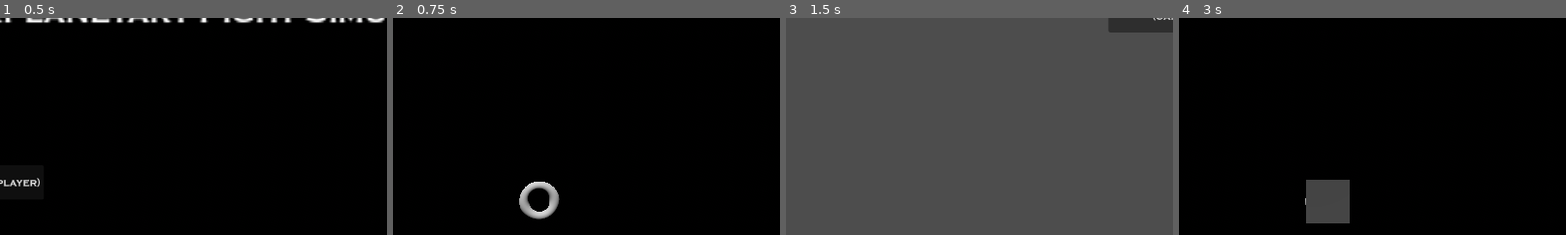
Above: before the commit, frames 1-4 (left to right).
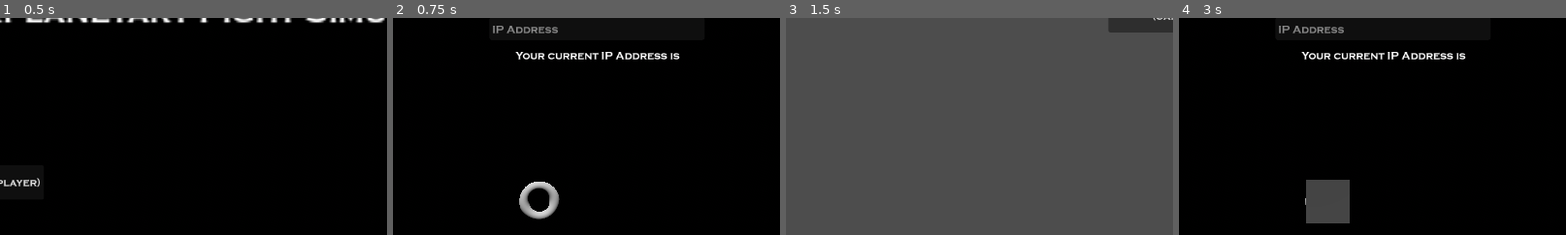
Above: after the commit, the same moments.

Repository: Chitak985/simple-interstellar-fight-simulator-public
Game: Godot game, scene res://scenes/mainScenes/mainMenu.tscn
Two runs of this game, one before a commit and one after it. Both use one fixed random seed, a clock stepped at 60 frames per second and the inputs below.
Inputs:
- Up to frame 1 (0.5 s): no input
- Up to frame 2 (0.75 s): click "VAB (Launch to singleplayer o…" at 0.5 s
- Up to frame 3 (1.5 s): click "Launch into a multiplayer ser…" at 1.25 s
- Up to frame 4 (3 s): click "Destroy craft and return to V…" at 2 s; click "Launch!" at 2.75 s
The pictures show only the part of the screen within x 31-81%, y 8-58%; the shares and areas given below are measured in that part.

Frame 1 is identical in both runs. In frame 2, 1.3% of the frame differs, in the area x 25-75%, y 3-20%; in frame 3, nothing differs; in frame 4, 1.3%.
Error after the commit: Invalid access to property or key 'text' on a base object of type 'Nil'. (res://scripts/buttons/buttonMainMenu.gd:17)

Commit message:
Upload PreRelease 0.0.1-1 Fix

Diff:
--- a/scenes/mainScenes/vab.tscn
+++ b/scenes/mainScenes/vab.tscn
@@ -7,6 +7,7 @@
 [ext_resource type="Script" uid="uid://4jpem8xlwjnb" path="res://scripts/buttons/buttonVAB.gd" id="5_1ene6"]
 [ext_resource type="Script" uid="uid://b5yyoc0vqec6d" path="res://scripts/buttons/buttonMainMenu.gd" id="6_pe6di"]
 [ext_resource type="PackedScene" uid="uid://dph26166qklhm" path="res://scenes/buttons/muteAudioButton.tscn" id="7_34vh1"]
+[ext_resource type="Script" uid="uid://exos270xlkqq" path="res://scripts/IPAddressText.gd" id="8_ul6sc"]
 
 [sub_resource type="ProceduralSkyMaterial" id="ProceduralSkyMaterial_pnqdt"]
 sky_top_color = Color(0, 0, 0, 1)
@@ -80,3 +81,21 @@
 script = ExtResource("6_pe6di")
 
 [node name="ButtonMute" parent="." instance=ExtResource("7_34vh1")]
+
+[node name="IPLineEdit" type="LineEdit" parent="."]
+offset_left = 498.0
+offset_top = 50.0
+offset_right = 818.0
+offset_bottom = 85.0
+placeholder_text = "IP Address"
+emoji_menu_enabled = false
+
+[node name="RichTextLabel" type="RichTextLabel" parent="."]
+offset_left = 483.0
+offset_top = 93.0
+offset_right = 840.0
+offset_bottom = 120.0
+text = "Your current IP Address: 127.1.1.0"
+horizontal_alignment = 1
+vertical_alignment = 1
+script = ExtResource("8_ul6sc")
--- /dev/null
+++ b/scripts/IPAddressText.gd
@@ -0,0 +1,4 @@
+extends RichTextLabel
+
+func _ready():
+	text = "Your current IP Address is "+str(DataStorage.IP_ADDRESS)
--- a/scripts/buttons/buttonMainMenu.gd
+++ b/scripts/buttons/buttonMainMenu.gd
@@ -1,4 +1,6 @@
 extends Button
+
+@export var ip:LineEdit
 
 func _enter_tree():
 	if(name == "ButtonMute"):
@@ -12,7 +14,7 @@
 		get_tree().change_scene_to_file("res://scenes/mainScenes/vab.tscn")
 	elif(name == "ButtonJoin"):
 		get_tree().change_scene_to_file("res://scenes/mainScenes/main.tscn")
-		DataStorage.start_client()
+		DataStorage.start_client(ip.text)
 		DataStorage.playing = true
 	elif(name == "ButtonCreate"):
 		get_tree().change_scene_to_file("res://scenes/mainScenes/main.tscn")
--- a/scripts/dataStorage.gd
+++ b/scripts/dataStorage.gd
@@ -34,7 +34,9 @@
 	peer.create_server(PORT)
 	multiplayer.multiplayer_peer = peer
 
-func start_client():
+func start_client(ip):
+	if(len(ip) == 0):
+		ip = IP_ADDRESS
 	peer = ENetMultiplayerPeer.new()
-	peer.create_client(IP_ADDRESS, PORT)
+	peer.create_client(ip, PORT)
 	multiplayer.multiplayer_peer = peer
Not shown, changed: export_presets.cfg
Not shown: 1 places in scenes/mainScenes/vab.tscn that only renumber resources
Not shown, added: scripts/IPAddressText.gd.uid
Not shown, added: .editorconfig
